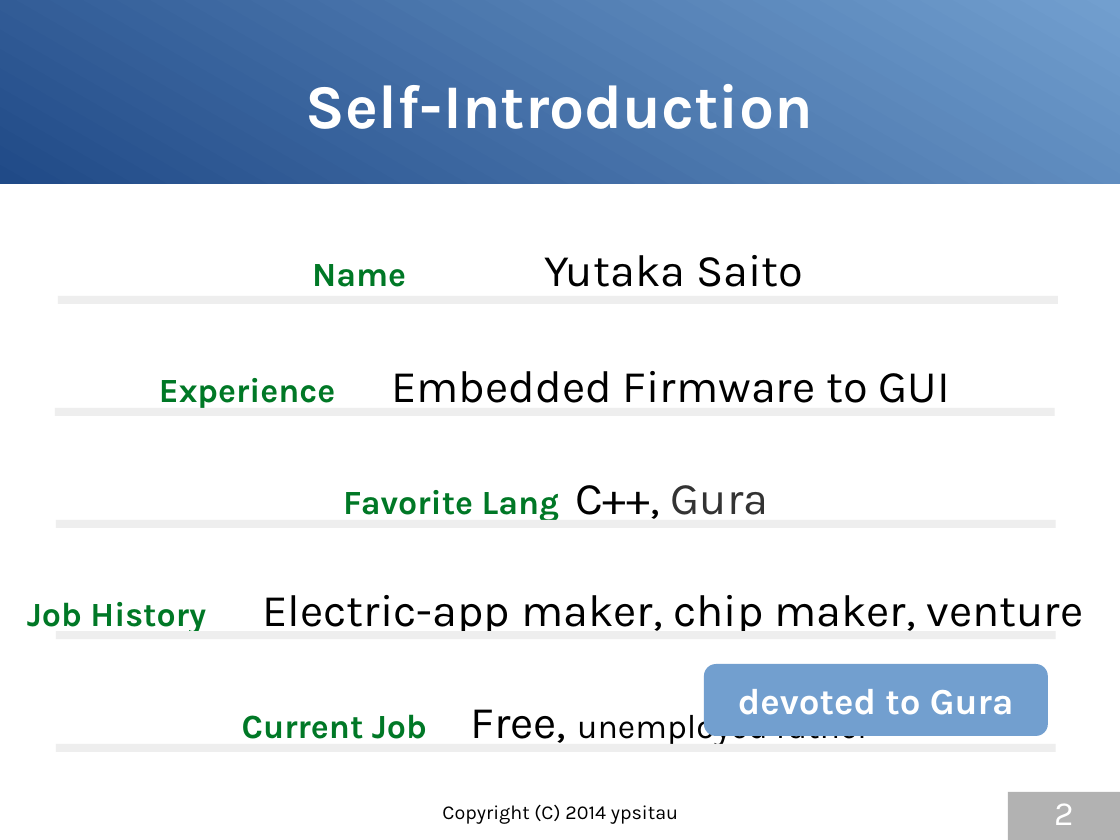
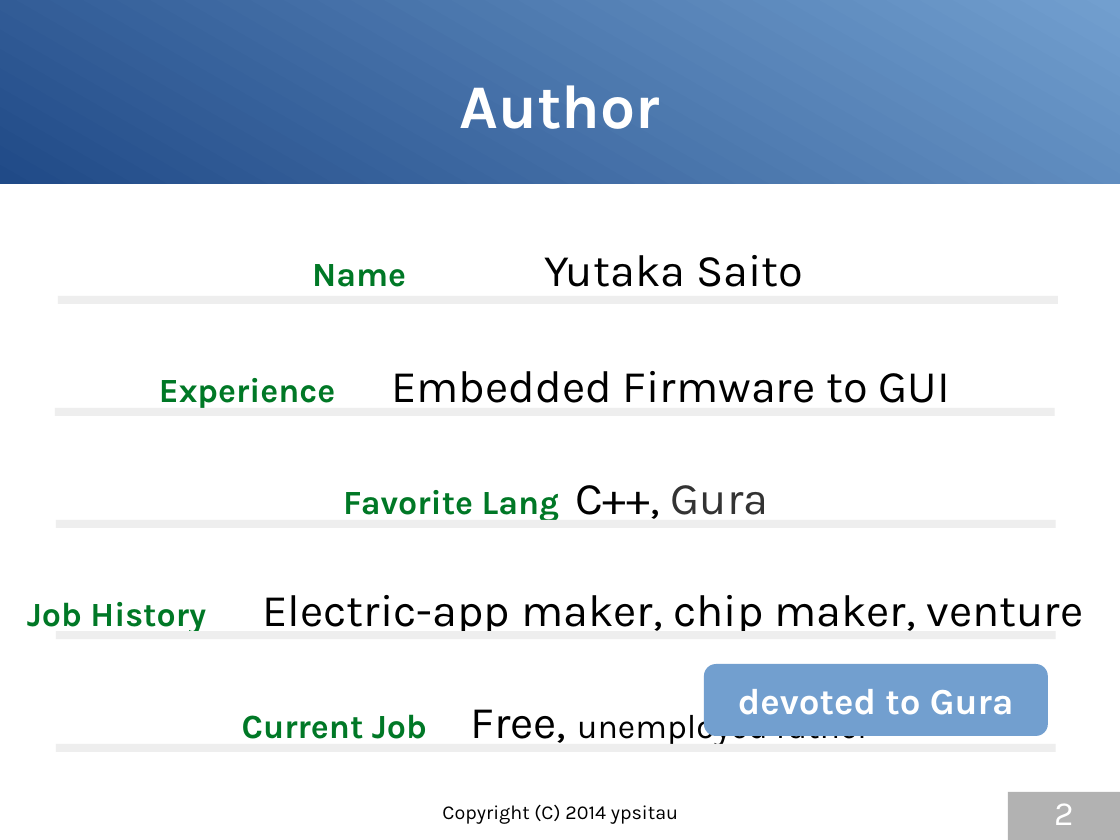
Before and after one commit to gura-lang/gura-doc, a slide deck: slide 2 of presentation/gura-introduction-e.odp. Drawn at 1120x840 pixels with LibreOffice and Linux fonts; fonts in the diff are those of the drawing. Boxes give left, top, right and bottom in pixels: in the first picture for what was removed or moved away, otherwise in the second. Text is boxed around its words. In the diff, an @@ line names an element or a change of style, - is before the commit and + after.

```diff
--- a/presentation/gura-introduction-e.odp
+++ b/presentation/gura-introduction-e.odp
@@ title at <box>460,85,660,129</box>: text changed @@
-Self-Introduction
+Author
```
Also in this commit, not shown: 12 other slides changed, 1 other file.
